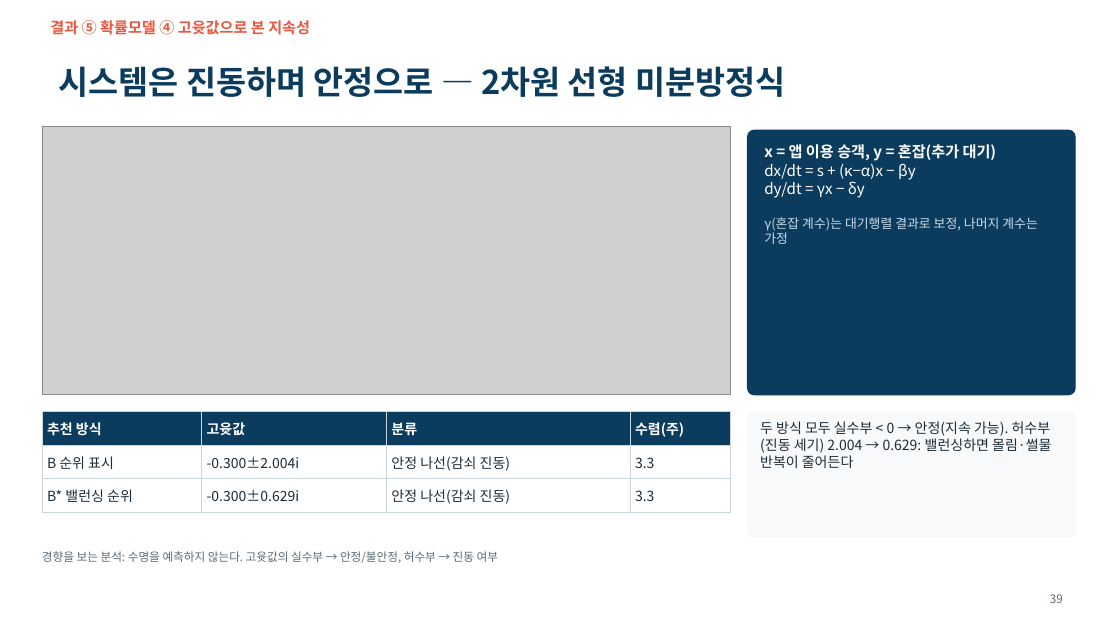
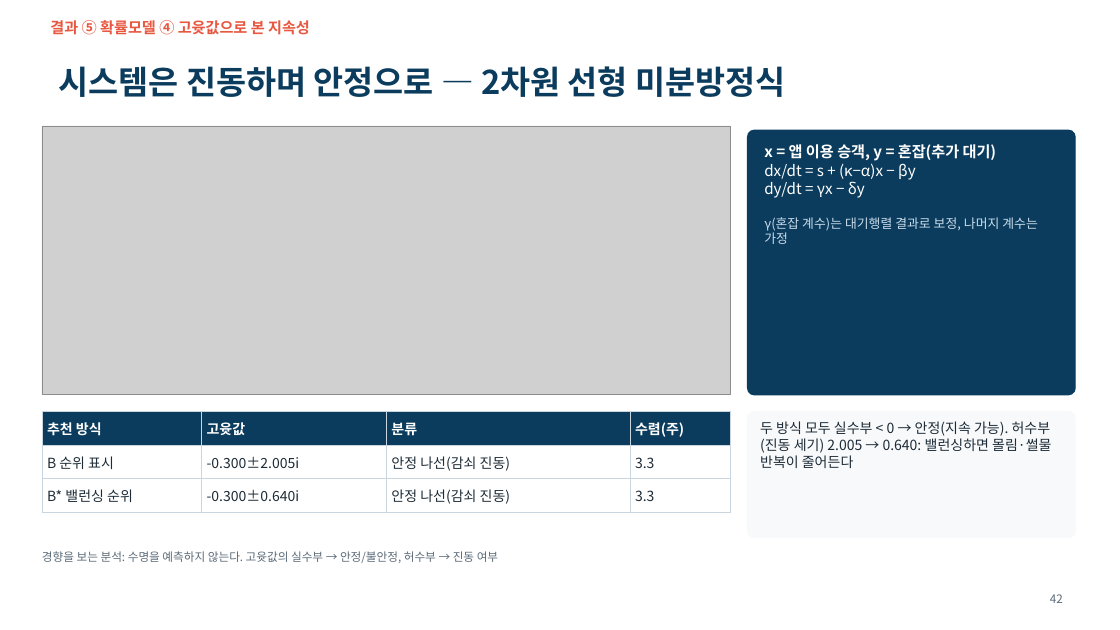
Before and after one commit to ddayoung03/busan-cruise-unpassing, a slide deck: slide 42 of 05_문서/3주차_발표자료.pptx (slide 39 before the commit). Drawn at 1120x630 pixels with LibreOffice and Linux fonts; fonts in the diff are those of the drawing; grey boxes stand for pictures. Boxes give left, top, right and bottom in pixels: in the first picture for what was removed or moved away, otherwise in the second. Text is boxed around its words. In the diff, an @@ line names an element or a change of style, - is before the commit and + after.

```diff
--- a/05_문서/3주차_발표자료.pptx
+++ b/05_문서/3주차_발표자료.pptx
@@ table at (42,412,731,508) @@
-row 2, column 2: -0.300±2.004i
+row 2, column 2: -0.300±2.005i
-row 3, column 2: -0.300±0.629i
+row 3, column 2: -0.300±0.640i
@@ text at (760,421,1051,468): text changed @@
-두 방식 모두 실수부 < 0 → 안정(지속 가능). 허수부(진동 세기) 2.004 → 0.629: 밸런싱하면 몰림·썰물 반복이 줄어든다
+두 방식 모두 실수부 < 0 → 안정(지속 가능). 허수부(진동 세기) 2.005 → 0.640: 밸런싱하면 몰림·썰물 반복이 줄어든다
@@ page number at (1050,594,1063,603): text changed @@
-39
+42
```
Also in this commit, not shown: 10 other slides changed, 4 slides added, 37 other files.
